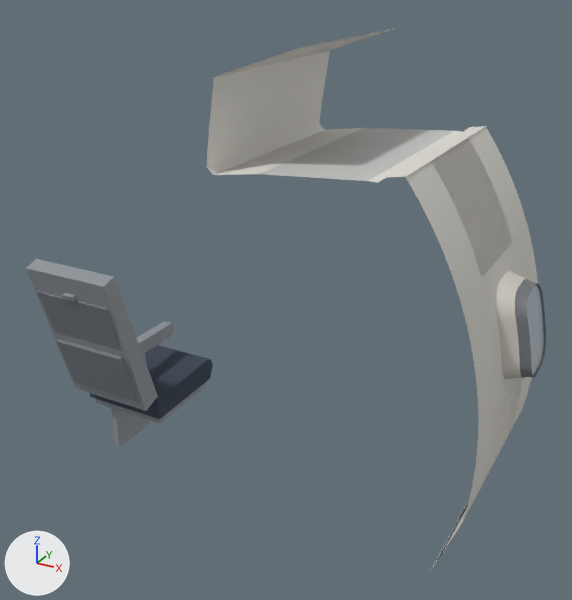
A saved change to the glTF model public/models/aircraft/cabin.glb.
Rendered twice from a camera (50 mm lens) standing at (2.35, -3.07, 5.34) and looking at (0.77, -0.2, 3.91). Arrows for +X, +Y and +Z are at lower left; the lights stay in place. The older version comes first. Where no turn or scale is listed for an object, it has been applied to the vertices. Vertices at exactly the same position are counted once.

Names of what the first picture shows: 'Armrest', 'Bay', 'Bin', 'Filler', 'PaneOuter', 'Seat'.
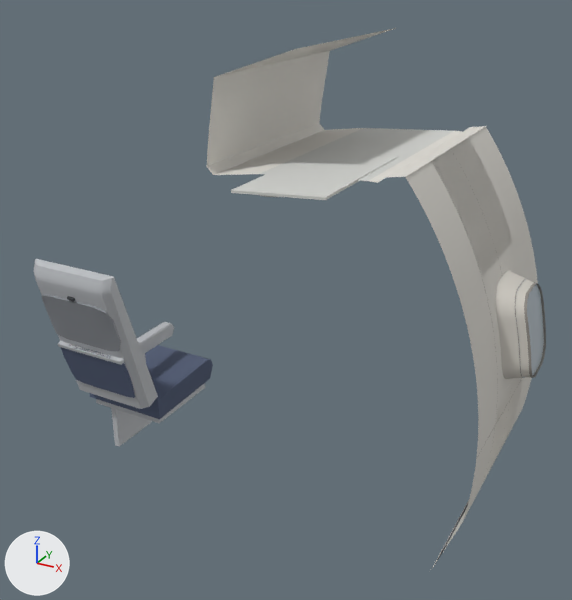
What changed in the scene script:
```text
Change mat_shell:
    mat_shell.base_color: (0.27, 0.292, 0.319) -> (0.503, 0.521, 0.546)  # grey #8e9399 -> light grey #bcbfc3
Change mat_psu:
    mat_psu.base_color: (0.546, 0.552, 0.533) -> (0.644, 0.651, 0.624)  # light grey #c3c4c1 -> light grey #d2d3cf
Change mat_fabric:
    mat_fabric.base_color: (0.0452, 0.063, 0.0953) -> (0.0908, 0.117, 0.195)  # dark blue #3c4757 -> dark blue #55607a
Change mat_tray:
    mat_tray.base_color: (0.184, 0.202, 0.223) -> (0.262, 0.279, 0.305)  # grey #777c82 -> grey #8c9096
Change me_bay:
    remove me_bay.from_pydata(...)  # 548 vertices, 960 faces; spans x 1.41..1.87, y -0.23..0.23, z 2.95..4.62
    add me_bay.from_pydata(...)  # 1749 vertices, 3314 faces; spans x 1.41..1.87, y -0.23..0.23, z 2.95..4.62
    me_bay part 1: 148 vertices moved within x 1.41..1.87, y -0.23..0.23, z 2.95..4.62; 224 vertices removed from x 1.41..1.86, y -0.23..0.23, z 2.95..4.62; 1425 vertices added at x 1.41..1.87, y -0.23..0.23, z 2.95..4.62
    me_bay part 2: 9 faces spanning x 1.76, y -0.15..-0.08, z 3.66..3.7 switch from mat_trim (light grey #d8d5ce) to mat_bezel (light grey #e3e0d9)
    me_bay part 3: 4 faces spanning x 1.79..1.86, y -0.15..-0.02, z 3.76..4.1 switch from mat_structure (grey #74787d) to mat_seam (grey #8e8b85)
Change me_filler:
    remove me_filler.from_pydata(...)  # 58 vertices, 56 faces; spans x 1.41..1.77, y -0.5..0.5, z 2.95..4.62
    add me_filler.from_pydata(...)  # 264 vertices, 430 faces; spans x 1.41..1.77, y -0.5..0.5, z 2.95..4.62
    me_filler part 4: 5 vertices moved from x 1.66..1.76, y -0.5..0.5, z 3.44..4.17 to x 1.65..1.76, y -0.5..0.5, z 3.38..4.19; 18 vertices removed from x 1.66..1.77, y -0.5..0.5, z 3.44..4.17; 224 vertices added at x 1.41..1.77, y -0.5..0.5, z 2.95..4.62
    add me_filler.materials.append(mat_seam)  # grey #8e8b85
Change me_seat:
    remove me_seat.from_pydata(...)  # 112 vertices, 190 faces; spans x -0.221..0.221, y -0.767..0.0, z 2.948..4.088
    add me_seat.from_pydata(...)  # 468 vertices, 904 faces; spans x -0.221..0.221, y -0.753..0.0, z 2.948..4.088
    me_seat part 5: the loose piece of 8 vertices spanning x -0.2..0.2, y -0.743..-0.652, z 3.71..3.951 is rebuilt with 70 vertices and now spans x -0.2..0.2, y -0.738..-0.66, z 3.698..3.941
    me_seat part 6: the loose piece of 8 vertices spanning x -0.19..0.19, y -0.678..-0.572, z 3.411..3.68 is rebuilt with 56 vertices and now spans x -0.19..0.19, y -0.67..-0.581, z 3.422..3.667, in mat_fabric (dark blue #55607a)
    me_seat part 7: a new loose piece of 20 vertices spanning x -0.188..0.188, y -0.673..-0.645, z 3.642..3.667, in mat_shell (light grey #bcbfc3)
    me_seat part 8: 5 vertices moved from x -0.221..0.161, y -0.767..-0.756, z 4.027..4.066 to x -0.221..0.12, y -0.712..-0.7, z 3.857..4.088; 26 vertices removed from x -0.221..0.221, y -0.767..-0.565, z 3.356..4.066; 252 vertices added at x -0.221..0.221, y -0.753..-0.47, z 3.356..4.088
    add me_seat.materials.append(mat_grille)  # dark grey #3b3e42
Add ob_psu:
    ob_psu = bpy.data.objects.new('Psu', me_psu)  # 512 vertices, 984 faces; spans x 0.857..1.232, y -0.76..-0.1, z 4.545..4.59; in mat_grille (dark grey #3b3e42), mat_psu (light grey #d2d3cf), mat_lens (white #f2f0e8), mat_signlit (white #ffffff)
    ob_psu.location = (0.0, 0.0, 0.0)
```

Location of each change, [x1, y1, x2, y2] in pixels of the pictures (572 x 600 px):
'Seat', recoloured, reshaped (lighter)
    before: [26, 259, 213, 447]
    after: [33, 259, 213, 447]
'Psu', added
    after: [231, 153, 398, 200]
'Armrest', recoloured (grey to light grey)
    both: [137, 322, 174, 362]
part 1 of me_bay, built on
    before: [512, 277, 546, 379]
    after: [512, 277, 546, 380]
part 2 of me_bay, recoloured
    before: [496, 389, 505, 442]
part 3 of me_bay, recoloured
    before: [518, 290, 532, 375]
part 4 of me_filler, built on
    before: [520, 276, 538, 380]
    after: [519, 276, 538, 380]
part 5 of me_seat, rebuilt (7% narrower, 7% shorter)
    before: [37, 291, 122, 351]
    after: [42, 295, 121, 351]
part 6 of me_seat, rebuilt (10% narrower, 14% shorter)
    before: [56, 339, 138, 402]
    after: [61, 344, 135, 398]
part 7 of me_seat, added
    after: [58, 341, 124, 365]
part 8 of me_seat, cut back
    before: [26, 259, 158, 411]
    after: [33, 259, 158, 409]
